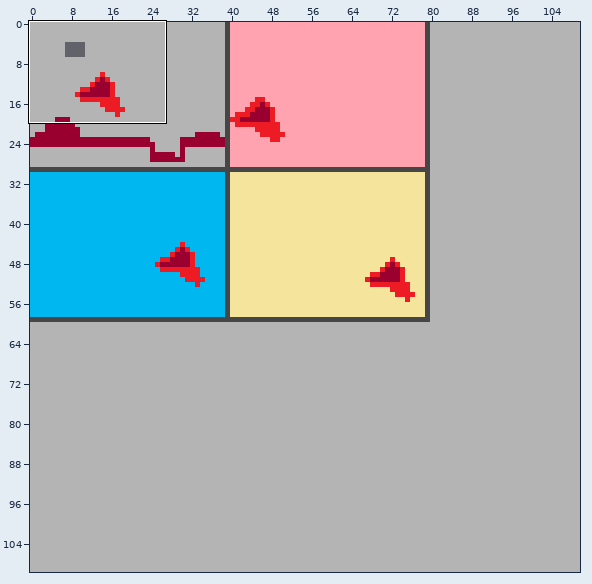
Tiled map -- tiles/base.tmx. The picture above shows the old version from afar; the outline marks the close-up.
Close-up. As it was:
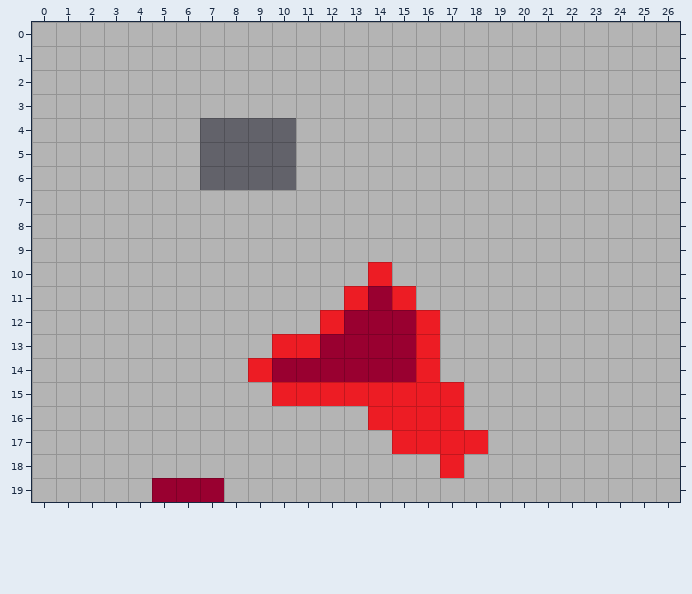
Cells are 16x16 px. Shown: x 0..26, y 0..19. The commit also changed other parts of the map, which this record leaves out.
After:
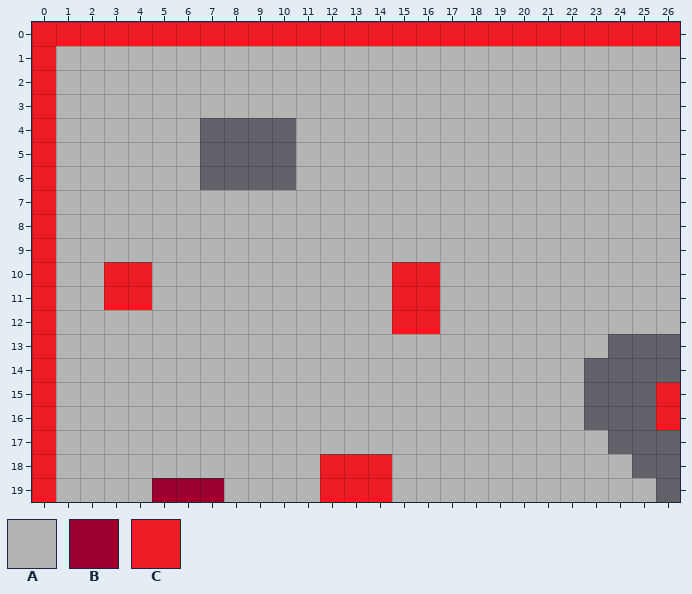
Key: from "level1": A 1, B 4, C 5.
_ is an empty cell.
Tiles replaced or removed in this view: A, B, C.
The edit:
Changed rows in their new state; . is an unchanged cell.
Layer "base":
first column x 23:
13 .___
14 ____
15 ____
16 ____
17 .___
18 ..__
19 ..._
Layer "top":
first column x 0:
 0 CCCCCCCCCCCCCCCCCCCCCCCCCCC
 1 C..........................
 2 C..........................
 3 C..........................
 4 C..........................
 5 C..........................
 6 C..........................
 7 C..........................
 8 C..........................
 9 C..........................
10 C..CC........._CC..........
11 C..CC........__.C..........
12 C...........___C...........
13 C........._______..........
14 C........________..........
15 C.........________........C
16 C.............____........C
17 C..............____........
18 C...........CCC.._.........
19 C...........CCC............
Where, in picture pixels (left, top, right, bottom), the same in both close-ups:
changed: (32, 22, 680, 502)
